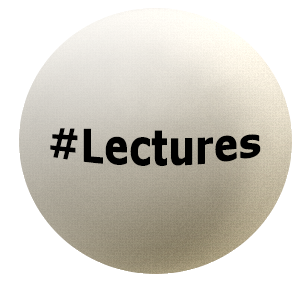
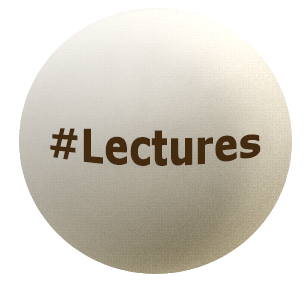
Comparing the layer stacks of the two 306px x 290px images. Changes:
painted on "#Lectures" over [50, 128, 261, 166]
